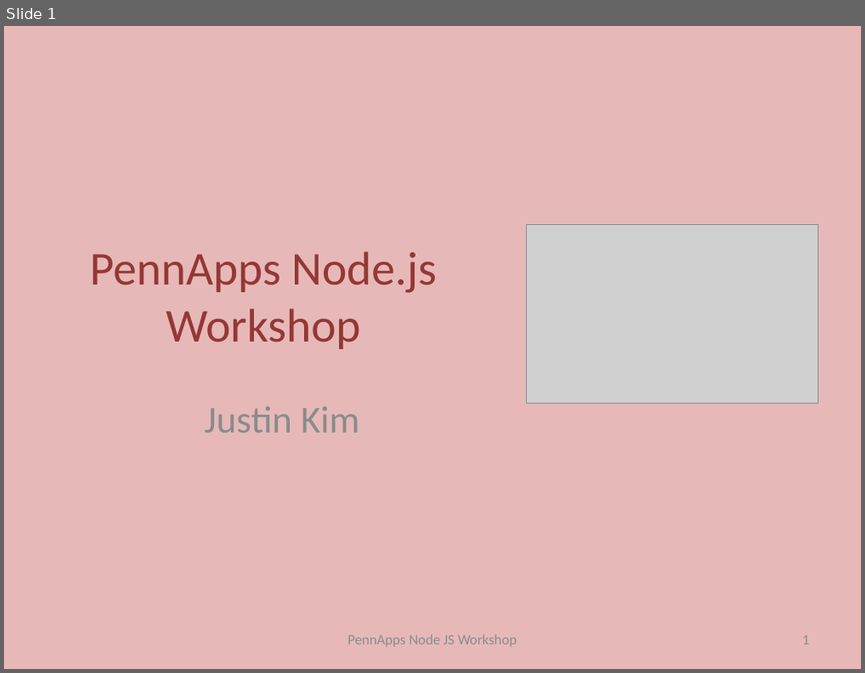
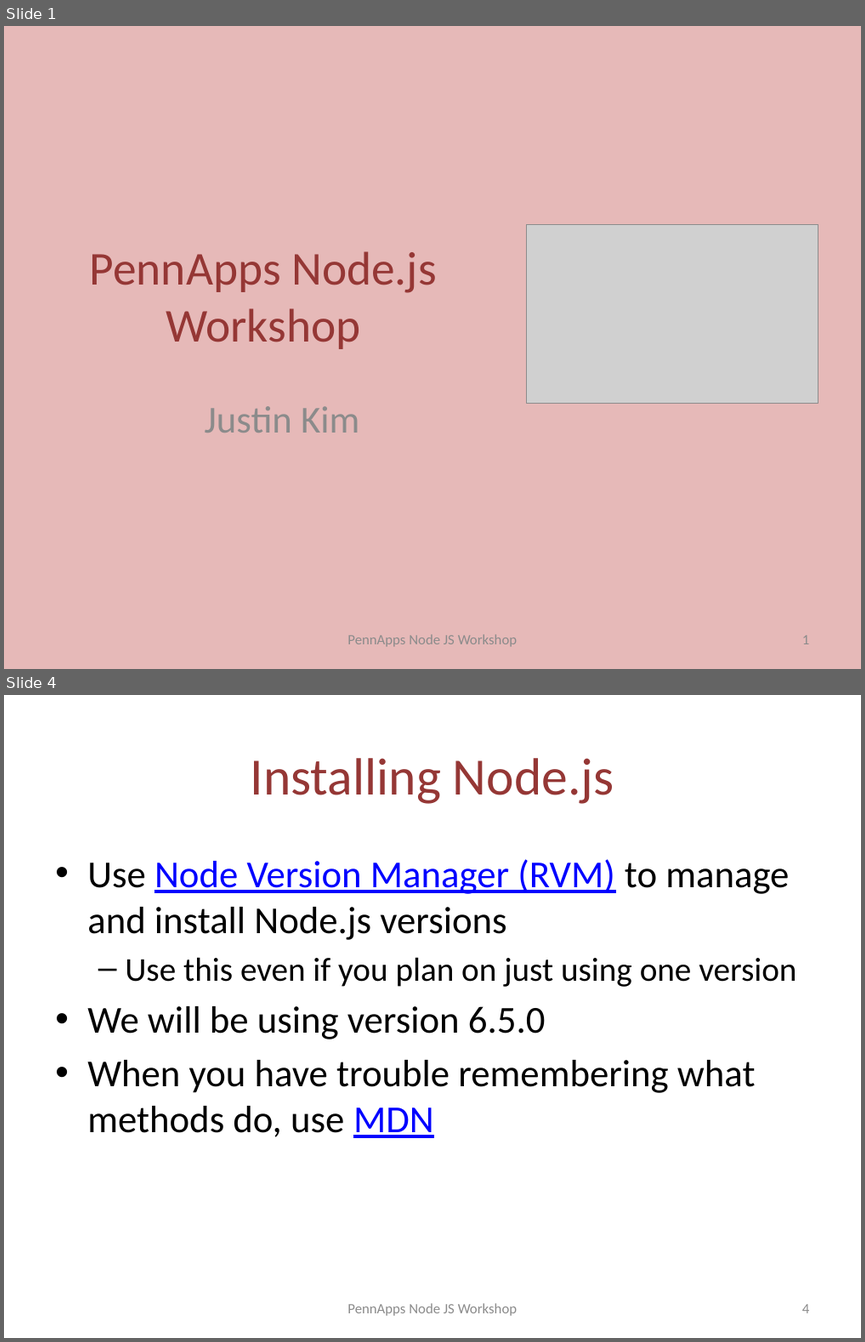
Before and after one commit to jusjmkim/pennapps-nodejs-workshop, a slide deck: pennapps-nodejs-workshop.pptx. Shown one above the other, each under a label of ours: slide 1 before the commit, slides 1 and 4 after it; the slides between them are not shown. The pictures are 865x673 and 865x1342 pixels, drawn with LibreOffice and Linux fonts; fonts in the diff are those of the drawing; grey boxes stand for pictures. Boxes give left, top, right and bottom in pixels: in the first picture for what was removed or moved away, otherwise in the second. Text is boxed around its words. In the diff, an @@ line names an element or a change of style, - is before the commit and + after.

```diff
--- a/pennapps-nodejs-workshop.pptx
+++ b/pennapps-nodejs-workshop.pptx
@@ slide 4 added at <box>4,695,861,1338</box>, background #FFFFFF @@
@@ title added at <box>250,758,613,804</box>, 44 pt, text #953735 @@
+Installing Node.js
@@ text added at <box>87,859,796,1138</box>, 32 pt, text #000000 @@
+• Use Node Version Manager (RVM) to manage and install Node.js versions
+  – Use this even if you plan on just using one version
+• We will be using version 6.5.0
+• When you have trouble remembering what methods do, use MDN
@@ text added at <box>347,1303,517,1315</box>, 12 pt, text #8C8C8C @@
+PennApps Node JS Workshop
@@ page number added at <box>802,1304,809,1313</box>, 12 pt, text #8C8C8C @@
+4
```
Also in this commit, not shown: 1 slide changed, 19 other slides added, 6 other files.
